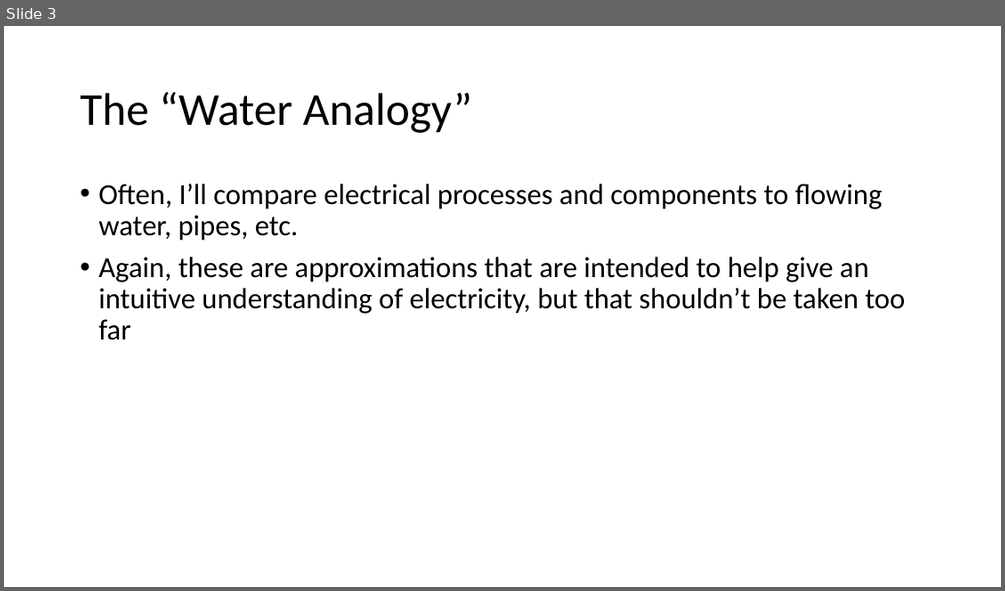
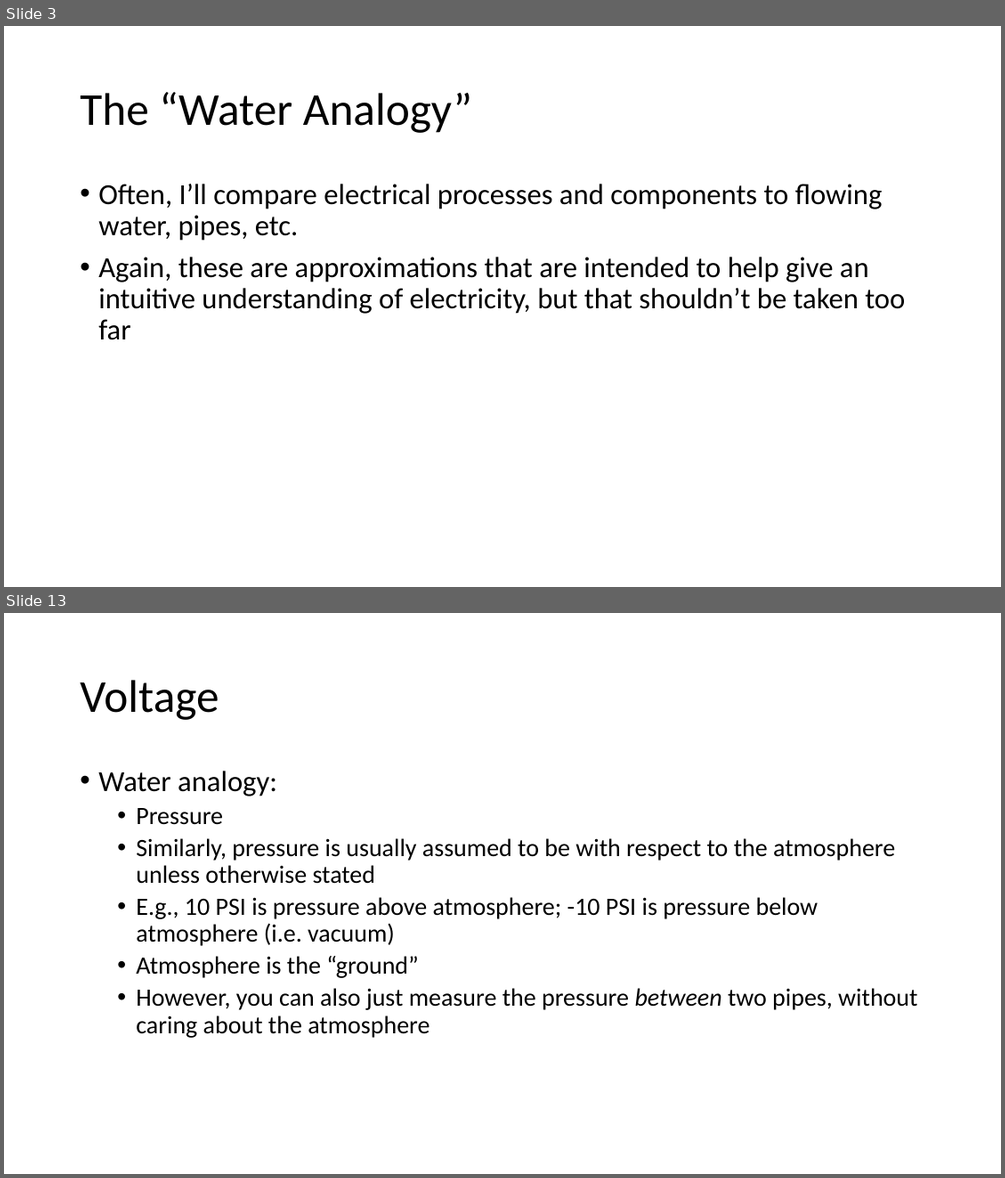
Before and after one commit to carlosgj/FRC-Training, a slide deck: Electronics 101.pptx. Shown one above the other, each under a label of ours: slide 3 before the commit, slides 3 and 13 after it; the slides between them are not shown. The pictures are 1005x591 and 1005x1178 pixels, drawn with LibreOffice and Linux fonts; fonts in the diff are those of the drawing. Boxes give left, top, right and bottom in pixels: in the first picture for what was removed or moved away, otherwise in the second. Text is boxed around its words. In the diff, an @@ line names an element or a change of style, - is before the commit and + after.

```diff
--- a/Electronics 101.pptx
+++ b/Electronics 101.pptx
@@ slide 13 added at (x1=4, y1=613, x2=1001, y2=1174), background #FFFFFF @@
@@ title added at (x1=80, y1=680, x2=218, y2=720), 44 pt, text #000000 @@
+Voltage
@@ text added at (x1=98, y1=771, x2=917, y2=1038), 24 pt, text #000000 @@
+• Water analogy:
+  • Pressure
+  • Similarly, pressure is usually assumed to be with respect to the atmosphere unless otherwise stated
+  • E.g., 10 PSI is pressure above atmosphere; -10 PSI is pressure below atmosphere (i.e. vacuum)
+  • Atmosphere is the “ground”
+  • However, you can also just measure the pressure between two pipes, without caring about the atmosphere
```
Also in this commit, not shown: 4 slides changed, 10 other slides added.
